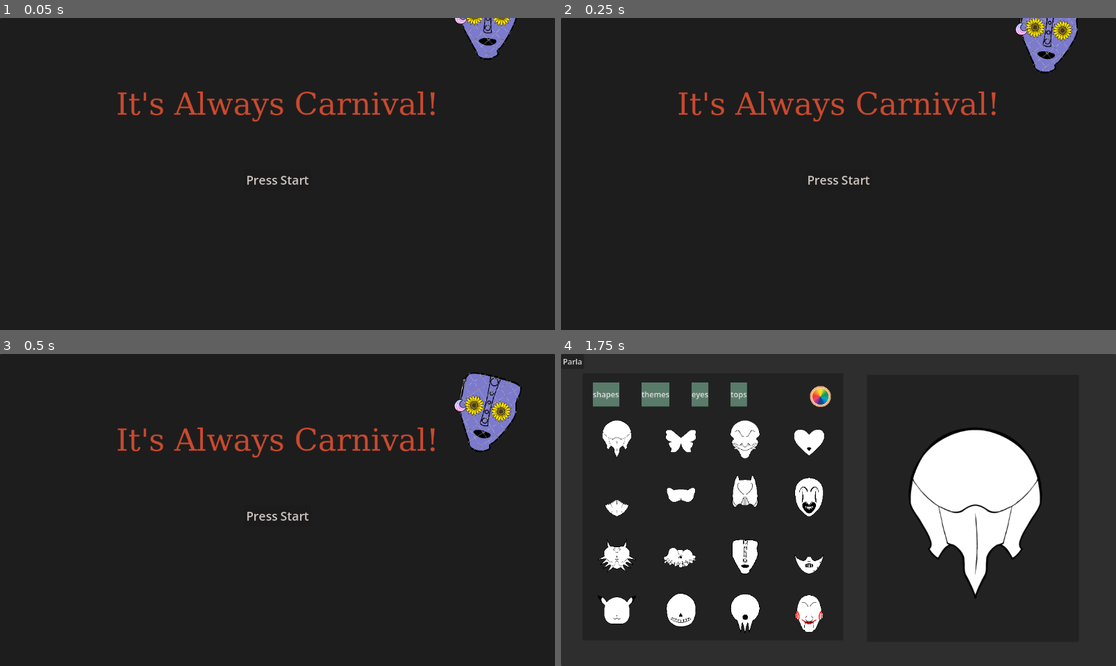
Above: before the commit, frames 1-4 (two rows, left to right).
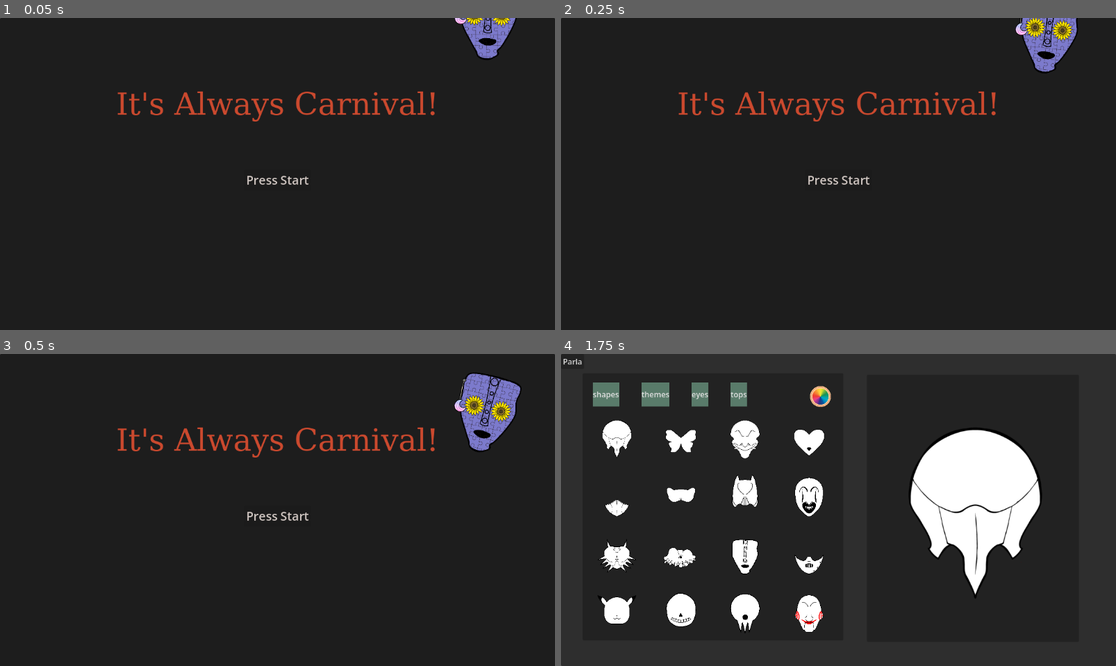
Above: after the commit, the same moments.

Repository: antvonio/globalGameJam2026
Game: Godot game, scene res://scenes/main_menu.tscn
The game is run twice, just before and just after one commit, with the same random seed, the same clock (stepped at 60 frames per second) and the same inputs. This scene is started directly instead of the project's main scene.
Inputs (mouse positions are in pixels of both pictures, inside the frame that each line leads up to):
- Up to frame 1 (0.05 s): no input
- Up to frame 2 (0.25 s): no input
- Up to frame 3 (0.5 s): no input
- Up to frame 4 (1.75 s): click "Press Start" at 0.5 s; click (616, 438) at 1.25 s

The runs differ from the first frame. In frame 1, 0.2% of the frame differs, in the area x 83-93%, y 0-14%; in frame 2, 0.2%; in frame 3, 0.4%, in the area x 82-94%, y 6-32%; in frame 4, nothing differs.

Commit message:
Rimosso tema elegant

Diff:
--- a/scenes/ItemDB.gd
+++ b/scenes/ItemDB.gd
@@ -249,11 +249,6 @@
 		"cost": 5,
 	},
 	{
-		"name": "Elegant",
-		"icon": preload("res://icons/themes/elegant.png"),
-		"cost": 5,
-	},
-	{
 		"name": "Flowers",
 		"icon": preload("res://icons/themes/flowers.png"),
 		"cost": 5,
